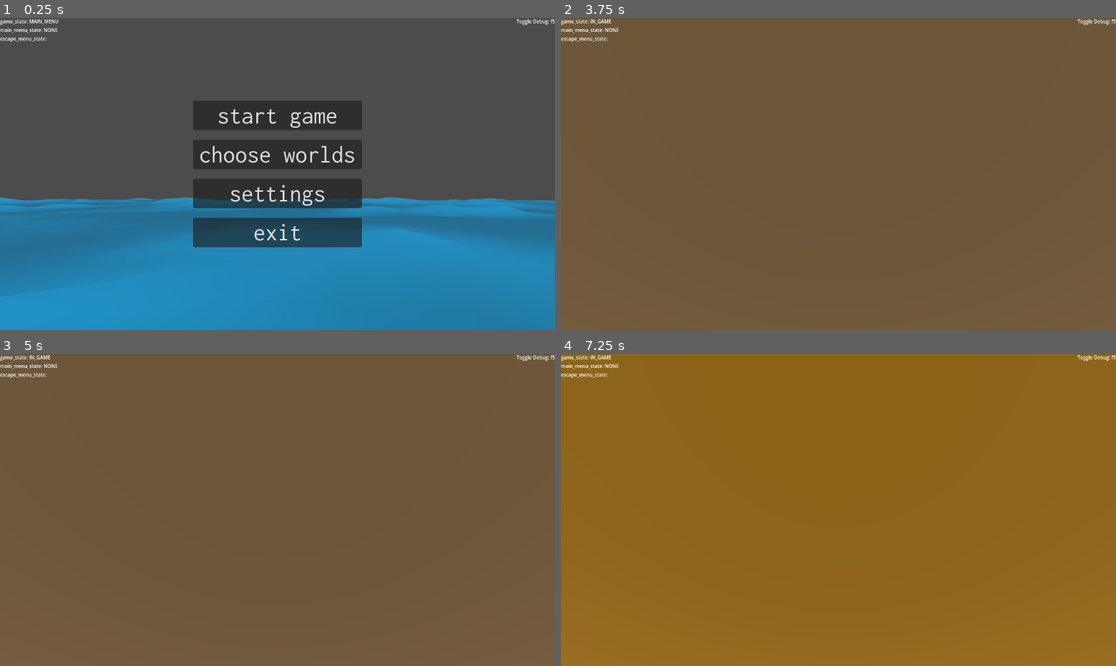
Above: before the commit, frames 1-4 (two rows, left to right).
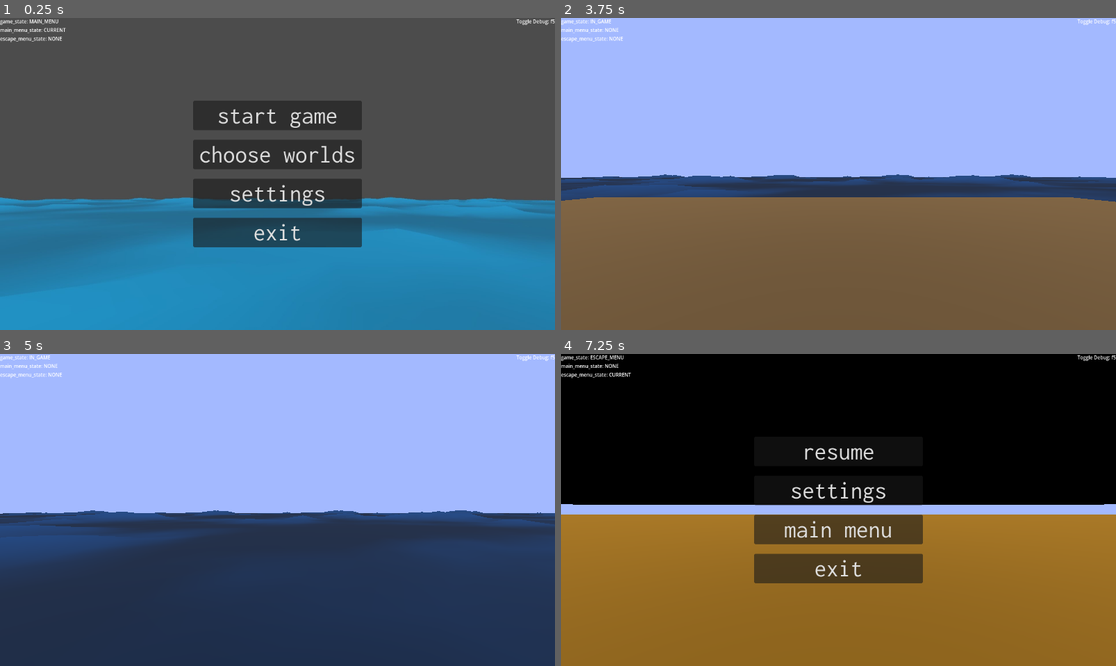
Above: after the commit, the same moments.

Repository: illogicalapple/open-water
Game: Godot game, scene res://scenes/start_menu.tscn
The game is run twice, just before and just after one commit, with the same random seed, the same clock (stepped at 60 frames per second) and the same inputs.
Inputs (mouse positions are in pixels of both pictures, inside the frame that each line leads up to):
- Up to frame 1 (0.25 s): no input
- Up to frame 2 (3.75 s): click "settings" at 0.5 s; click "<" at 1.25 s; click "start game" at 2 s; click "Host" at 2.75 s; tap Enter at 3.5 s; move the mouse to (866, 174) at 3.52 s; hold W from 3.53 s (still down)
- Up to frame 3 (5 s): keep holding W; tap Space at 3.77, 4.52 s; move the mouse to (249, 510) at 4.27 s
- Up to frame 4 (7.25 s): keep holding W; move the mouse to (849, 503) at 5.02 s; move the mouse to (832, 516) at 5.77 s; tap Space at 6.02, 6.5, 6.77 s; move the mouse to (877, 513) at 6.52 s; tap Escape (esc) at 7.15 s

The runs differ from the first frame. In frame 1, less than 0.1% of the frame differs, in the area x 7-12%, y 3-8%; in frame 2, 58%; in frame 3, 100%, in the area x 0-100%, y 0-100%; in frame 4, 59%.

Commit message:
added escape menu buttons functionality

Diff:
--- a/main.gd
+++ b/main.gd
@@ -3,7 +3,6 @@
 var multiplayer_peer = ENetMultiplayerPeer.new()
 
 @onready var menu = $Menu
-
 
 func _on_join_pressed():
 	var port = str($Menu/Port.text).to_int()
--- a/main.tscn
+++ b/main.tscn
@@ -65,6 +65,7 @@
 
 [node name="Port" type="LineEdit" parent="Menu"]
 layout_mode = 2
+mouse_filter = 1
 text = "9999"
 placeholder_text = "Port"
 
--- a/player_character/player_character.gd
+++ b/player_character/player_character.gd
@@ -27,10 +27,11 @@
 		synchronizer.position = global_position
 
 func _input(event):
-	if synchronizer.is_multiplayer_authority():
-		if event is InputEventKey and event.is_pressed() and event.keycode == KEY_ESCAPE:
-			Input.mouse_mode = Input.MOUSE_MODE_CAPTURED if Input.mouse_mode == Input.MOUSE_MODE_VISIBLE else Input.MOUSE_MODE_VISIBLE
-		if event is InputEventMouseMotion and Input.mouse_mode == Input.MOUSE_MODE_CAPTURED:
-			rotate_y(-deg_to_rad(event.relative.x) * mouse_sensitivity)
-			synchronizer.y_rotation = rotation.y
-			camera.rotate_x(-deg_to_rad(event.relative.y) * mouse_sensitivity)
+#	if synchronizer.is_multiplayer_authority():
+#		if event is InputEventKey and event.is_pressed() and event.keycode == KEY_ESCAPE:
+#			Input.mouse_mode = Input.MOUSE_MODE_CAPTURED if Input.mouse_mode == Input.MOUSE_MODE_VISIBLE else Input.MOUSE_MODE_VISIBLE
+#		if event is InputEventMouseMotion and Input.mouse_mode == Input.MOUSE_MODE_CAPTURED:
+#			rotate_y(-deg_to_rad(event.relative.x) * mouse_sensitivity)
+#			synchronizer.y_rotation = rotation.y
+#			camera.rotate_x(-deg_to_rad(event.relative.y) * mouse_sensitivity)
+	pass
--- a/player_character/player_character.tscn
+++ b/player_character/player_character.tscn
@@ -11,9 +11,11 @@
 properties/0/path = NodePath(".:position")
 properties/0/spawn = true
 properties/0/sync = true
+properties/0/watch = false
 properties/1/path = NodePath(".:y_rotation")
 properties/1/spawn = true
 properties/1/sync = true
+properties/1/watch = false
 
 [node name="PlayerCharacter" type="CharacterBody3D" groups=["player_characters"]]
 transform = Transform3D(1, 0, 0, 0, 1, 0, 0, 0, 1, 0, 5, 0)
--- a/project.godot
+++ b/project.godot
@@ -19,6 +19,7 @@
 
 Debug="*res://scenes/debug.tscn"
 States="*res://states.gd"
+EscapeMenu="*res://scenes/escape_menu.tscn"
 
 [input]
 
--- /dev/null
+++ b/scenes/escape_menu.gd
@@ -0,0 +1,66 @@
+extends Control
+
+@onready var settings_menu := $Settings
+@onready var main_select_menu := $"Main Select"
+var main_menu_scene : PackedScene = preload("res://scenes/start_menu.tscn")
+
+## Sets to invisible on start.
+func _ready() -> void:
+	visible = false
+
+## Listens for escape button and exits any sub-menus if pressed.
+## Also exits escape menu is not in sub menu.
+func _unhandled_input(event: InputEvent) -> void:
+	if event.is_action_pressed("esc"):
+		print ("escape pressed")
+		match States.game_state:
+			States.GameStates.ESCAPE_MENU:
+				exit_sub_menu()
+			States.GameStates.IN_GAME:
+				enter_escape_menu()
+
+func exit_sub_menu() -> void:
+	match States.escape_menu_state:
+		States.EscapeMenuStates.CURRENT:
+			resume()
+		States.EscapeMenuStates.SETTINGS:
+			exit_settings_menu()
+
+## Pauses game. This scene's process mode is set to always (so is not affected).
+func enter_escape_menu() -> void:
+	print ("enter escape")
+	get_tree().paused = true
+	States.game_state = States.GameStates.ESCAPE_MENU
+	States.escape_menu_state = States.EscapeMenuStates.CURRENT
+	visible = true
+
+## Resumes the game.
+func resume() -> void:
+	print ("exit escape menu")
+	get_tree().paused = false
+	States.game_state = States.GameStates.IN_GAME
+	States.escape_menu_state = States.EscapeMenuStates.NONE
+	visible = false
+
+## Go to main menu scene.
+func main_menu() -> void:
+	get_tree().paused = false
+	States.game_state = States.GameStates.MAIN_MENU
+	States.main_menu_state = States.MainMenuStates.CURRENT
+	States.escape_menu_state = States.EscapeMenuStates.NONE
+	get_tree().change_scene_to_packed(main_menu_scene)
+	visible = false
+
+## Ends the game.
+func exit_pressed() -> void:
+	get_tree().quit()
+
+func enter_settings_menu() -> void:
+	settings_menu.visible = true
+	main_select_menu.visible = false
+	States.escape_menu_state = States.EscapeMenuStates.SETTINGS
+
+func exit_settings_menu() -> void:
+	settings_menu.visible = false
+	main_select_menu.visible = true
+	States.escape_menu_state = States.EscapeMenuStates.CURRENT
--- a/scenes/escape_menu.tscn
+++ b/scenes/escape_menu.tscn
@@ -1,8 +1,11 @@
-[gd_scene load_steps=2 format=3 uid="uid://cfabx8qqthunj"]
+[gd_scene load_steps=4 format=3 uid="uid://cfabx8qqthunj"]
 
 [ext_resource type="Theme" uid="uid://yqhp0x75g3lx" path="res://menu_theme.tres" id="1_li3g8"]
+[ext_resource type="Script" path="res://scenes/escape_menu.gd" id="2_ni2dt"]
+[ext_resource type="PackedScene" uid="uid://bgfolw02g0rtq" path="res://scenes/settings_menu.tscn" id="3_meo3l"]
 
 [node name="escape_menu" type="Control"]
+process_mode = 3
 layout_mode = 3
 anchors_preset = 15
 anchor_right = 1.0
@@ -10,6 +13,7 @@
 grow_horizontal = 2
 grow_vertical = 2
 theme = ExtResource("1_li3g8")
+script = ExtResource("2_ni2dt")
 
 [node name="Main Select" type="MarginContainer" parent="."]
 layout_mode = 1
@@ -30,7 +34,7 @@
 layout_mode = 2
 theme_override_constants/separation = 20
 
-[node name="Start" type="Button" parent="Main Select/VBoxContainer"]
+[node name="Resume" type="Button" parent="Main Select/VBoxContainer"]
 layout_mode = 2
 text = "resume"
 
@@ -38,10 +42,23 @@
 layout_mode = 2
 text = "settings"
 
-[node name="main_menu" type="Button" parent="Main Select/VBoxContainer"]
+[node name="MainMenu" type="Button" parent="Main Select/VBoxContainer"]
 layout_mode = 2
 text = "main menu"
 
-[node name="exit_game" type="Button" parent="Main Select/VBoxContainer"]
+[node name="ExitGame" type="Button" parent="Main Select/VBoxContainer"]
 layout_mode = 2
 text = "exit"
+
+[node name="Settings" parent="." instance=ExtResource("3_meo3l")]
+layout_mode = 1
+offset_top = -163.0
+offset_bottom = 163.0
+
+[connection signal="pressed" from="Main Select/VBoxContainer/Resume" to="." method="resume"]
+[connection signal="pressed" from="Main Select/VBoxContainer/Settings" to="." method="enter_settings_menu"]
+[connection signal="pressed" from="Main Select/VBoxContainer/MainMenu" to="." method="main_menu"]
+[connection signal="pressed" from="Main Select/VBoxContainer/ExitGame" to="." method="exit_pressed"]
+[connection signal="pressed" from="Settings/MarginContainer2/VBoxContainer/ExitSettings" to="." method="exit_settings_menu"]
+
+[editable path="Settings"]
--- /dev/null
+++ b/scenes/settings_menu.tscn
@@ -0,0 +1,67 @@
+[gd_scene format=3 uid="uid://bgfolw02g0rtq"]
+
+[node name="Settings" type="MarginContainer"]
+visible = false
+anchors_preset = 8
+anchor_left = 0.5
+anchor_top = 0.5
+anchor_right = 0.5
+anchor_bottom = 0.5
+offset_left = -382.0
+offset_top = -108.5
+offset_right = 382.0
+offset_bottom = 108.5
+grow_horizontal = 2
+grow_vertical = 2
+
+[node name="ColorRect" type="ColorRect" parent="."]
+layout_mode = 2
+color = Color(1, 1, 1, 0.392157)
+
+[node name="MarginContainer2" type="MarginContainer" parent="."]
+layout_mode = 2
+theme_override_constants/margin_left = 10
+theme_override_constants/margin_top = 10
+theme_override_constants/margin_right = 10
+theme_override_constants/margin_bottom = 10
+
+[node name="VBoxContainer" type="VBoxContainer" parent="MarginContainer2"]
+layout_mode = 2
+
+[node name="ExitSettings" type="Button" parent="MarginContainer2/VBoxContainer"]
+custom_minimum_size = Vector2(82.19, 0)
+layout_mode = 2
+size_flags_horizontal = 0
+size_flags_vertical = 4
+theme_override_font_sizes/font_size = 35
+text = "<"
+
+[node name="HBoxContainer" type="HBoxContainer" parent="MarginContainer2/VBoxContainer"]
+layout_mode = 2
+
+[node name="VBoxContainer" type="VBoxContainer" parent="MarginContainer2/VBoxContainer/HBoxContainer"]
+layout_mode = 2
+size_flags_horizontal = 0
+
+[node name="Button" type="Button" parent="MarginContainer2/VBoxContainer/HBoxContainer/VBoxContainer"]
+layout_mode = 2
+text = "video"
+
+[node name="Button2" type="Button" parent="MarginContainer2/VBoxContainer/HBoxContainer/VBoxContainer"]
+layout_mode = 2
+text = "sounds"
+
+[node name="Button3" type="Button" parent="MarginContainer2/VBoxContainer/HBoxContainer/VBoxContainer"]
+layout_mode = 2
+text = "controls"
+
+[node name="Button4" type="Button" parent="MarginContainer2/VBoxContainer/HBoxContainer/VBoxContainer"]
+layout_mode = 2
+size_flags_horizontal = 0
+text = "key mapping"
+
+[node name="Label" type="Label" parent="MarginContainer2/VBoxContainer/HBoxContainer"]
+layout_mode = 2
+size_flags_horizontal = 6
+text = "There will be
+details here"
--- a/scenes/start_menu.gd
+++ b/scenes/start_menu.gd
@@ -8,7 +8,7 @@
 
 ## Listens for escape button and exits any sub-menus if pressed.
 func _unhandled_input(event: InputEvent) -> void:
-	if event.is_action_pressed("esc"):
+	if event.is_action_pressed("esc") and States.in_main_menu():
 		exit_sub_menu()
 
 
@@ -29,7 +29,6 @@
 func exit_pressed() -> void:
 	get_tree().quit()
 
-
 func enter_world_select() -> void:
 	main_select_menu.visible = false
 	world_select_menu.visible = true
@@ -41,11 +40,11 @@
 	settings_menu.visible = true
 
 func exit_world_select() -> void:
-	States.main_menu_state = States.MainMenuStates.START
+	States.main_menu_state = States.MainMenuStates.CURRENT
 	world_select_menu.visible = false
 	main_select_menu.visible = true
 
 func exit_settings_menu() -> void:
-	States.main_menu_state = States.MainMenuStates.START
+	States.main_menu_state = States.MainMenuStates.CURRENT
 	settings_menu.visible = false
 	main_select_menu.visible = true
--- a/scenes/start_menu.tscn
+++ b/scenes/start_menu.tscn
@@ -1,8 +1,9 @@
-[gd_scene load_steps=4 format=3 uid="uid://riiby56w7xo0"]
+[gd_scene load_steps=5 format=3 uid="uid://riiby56w7xo0"]
 
 [ext_resource type="Theme" uid="uid://yqhp0x75g3lx" path="res://menu_theme.tres" id="1_hy3ew"]
 [ext_resource type="Script" path="res://scenes/start_menu.gd" id="1_ir7u2"]
 [ext_resource type="Texture2D" uid="uid://dmnj2vjb2nuo1" path="res://assets/images/background.jpg" id="3_ohxti"]
+[ext_resource type="PackedScene" uid="uid://bgfolw02g0rtq" path="res://scenes/settings_menu.tscn" id="4_t71m2"]
 
 [node name="Main Menu" type="Control"]
 layout_mode = 3
@@ -132,76 +133,16 @@
 layout_mode = 2
 text = "world 8"
 
-[node name="Settings" type="MarginContainer" parent="."]
-visible = false
+[node name="Settings" parent="." instance=ExtResource("4_t71m2")]
 layout_mode = 1
-anchors_preset = 8
-anchor_left = 0.5
-anchor_top = 0.5
-anchor_right = 0.5
-anchor_bottom = 0.5
-offset_left = -382.0
-offset_top = -73.0
-offset_right = 382.0
-offset_bottom = 73.0
-grow_horizontal = 2
-grow_vertical = 2
-
-[node name="ColorRect" type="ColorRect" parent="Settings"]
-layout_mode = 2
-color = Color(1, 1, 1, 0.392157)
-
-[node name="MarginContainer2" type="MarginContainer" parent="Settings"]
-layout_mode = 2
-theme_override_constants/margin_left = 10
-theme_override_constants/margin_top = 10
-theme_override_constants/margin_right = 10
-theme_override_constants/margin_bottom = 10
-
-[node name="VBoxContainer" type="VBoxContainer" parent="Settings/MarginContainer2"]
-layout_mode = 2
-
-[node name="ExitWorldSelect" type="Button" parent="Settings/MarginContainer2/VBoxContainer"]
-custom_minimum_size = Vector2(82.19, 0)
-layout_mode = 2
-size_flags_horizontal = 0
-size_flags_vertical = 4
-theme_override_font_sizes/font_size = 35
-text = "<"
-
-[node name="HBoxContainer" type="HBoxContainer" parent="Settings/MarginContainer2/VBoxContainer"]
-layout_mode = 2
-
-[node name="VBoxContainer" type="VBoxContainer" parent="Settings/MarginContainer2/VBoxContainer/HBoxContainer"]
-layout_mode = 2
-size_flags_horizontal = 0
-
-[node name="Button" type="Button" parent="Settings/MarginContainer2/VBoxContainer/HBoxContainer/VBoxContainer"]
-layout_mode = 2
-text = "video"
-
-[node name="Button2" type="Button" parent="Settings/MarginContainer2/VBoxContainer/HBoxContainer/VBoxContainer"]
-layout_mode = 2
-text = "sounds"
-
-[node name="Button3" type="Button" parent="Settings/MarginContainer2/VBoxContainer/HBoxContainer/VBoxContainer"]
-layout_mode = 2
-text = "controls"
-
-[node name="Button4" type="Button" parent="Settings/MarginContainer2/VBoxContainer/HBoxContainer/VBoxContainer"]
-layout_mode = 2
-size_flags_horizontal = 0
-text = "key mapping"
-
-[node name="Label" type="Label" parent="Settings/MarginContainer2/VBoxContainer/HBoxContainer"]
-layout_mode = 2
-size_flags_horizontal = 6
-text = "There will be
-details here"
+offset_top = -163.0
+offset_bottom = 163.0
 
 [connection signal="pressed" from="Main Select/VBoxContainer/Start" to="." method="start_pressed"]
 [connection signal="pressed" from="Main Select/VBoxContainer/WorldSelect" to="." method="enter_world_select"]
 [connection signal="pressed" from="Main Select/VBoxContainer/Settings" to="." method="enter_settings_menu"]
 [connection signal="pressed" from="Main Select/VBoxContainer/exit_game" to="." method="exit_pressed"]
 [connection signal="pressed" from="World Select/MarginContainer2/VBoxContainer/ExitWorldSelect" to="." method="exit_world_select"]
-[connection signal="pressed" from="Settings/MarginContainer2/VBoxContainer/ExitWorldSelect" to="." method="exit_settings_menu"]
+[connection signal="pressed" from="Settings/MarginContainer2/VBoxContainer/ExitSettings" to="." method="exit_settings_menu"]
+
+[editable path="Settings"]
--- a/states.gd
+++ b/states.gd
@@ -2,20 +2,23 @@
 
 enum GameStates {MAIN_MENU, ESCAPE_MENU, IN_GAME}
 
-enum MainMenuStates {NONE, START, CHOOSE_WORLDS, SETTINGS}
+enum MainMenuStates {NONE, CURRENT, CHOOSE_WORLDS, SETTINGS}
 
-enum EscapeMenuStates {NONE, SETTINGS}
+enum EscapeMenuStates {NONE, CURRENT, SETTINGS}
 
 var game_state := GameStates.MAIN_MENU:
 	set = game_state_changed
 
-var main_menu_state := MainMenuStates.START:
+var main_menu_state := MainMenuStates.CURRENT:
 	set = main_menu_state_changed
+
+var escape_menu_state := EscapeMenuStates.NONE:
+	set = escape_menu_state_changed
 
 func _ready() -> void:
 	game_state = GameStates.MAIN_MENU
-	main_menu_state = MainMenuStates.START
-	main_menu_state = MainMenuStates.NONE
+	main_menu_state = MainMenuStates.CURRENT
+	escape_menu_state = EscapeMenuStates.NONE
 
 func game_state_changed(state : GameStates) -> void:
 	game_state = state
@@ -26,4 +29,17 @@
 	Debug.main_menu_state_changed(state)
 
 func escape_menu_state_changed(state: EscapeMenuStates) -> void:
+	escape_menu_state = state
 	Debug.escape_menu_state_changed(state)
+
+func in_escape_menu() -> bool:
+	if game_state == GameStates.ESCAPE_MENU:
+		return true
+	else:
+		return false
+
+func in_main_menu() -> bool:
+	if game_state == GameStates.MAIN_MENU:
+		return true
+	else:
+		return false
